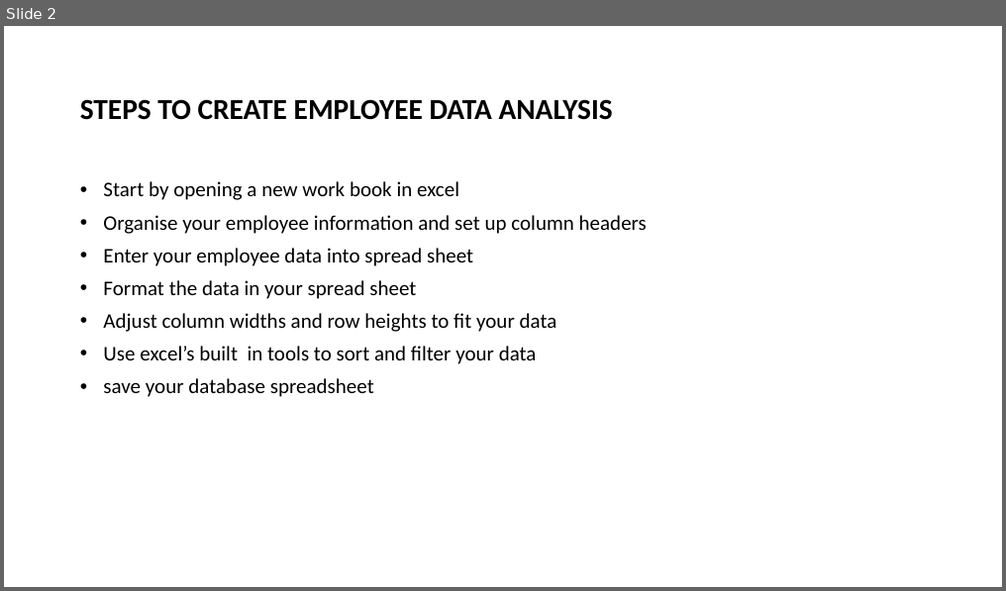
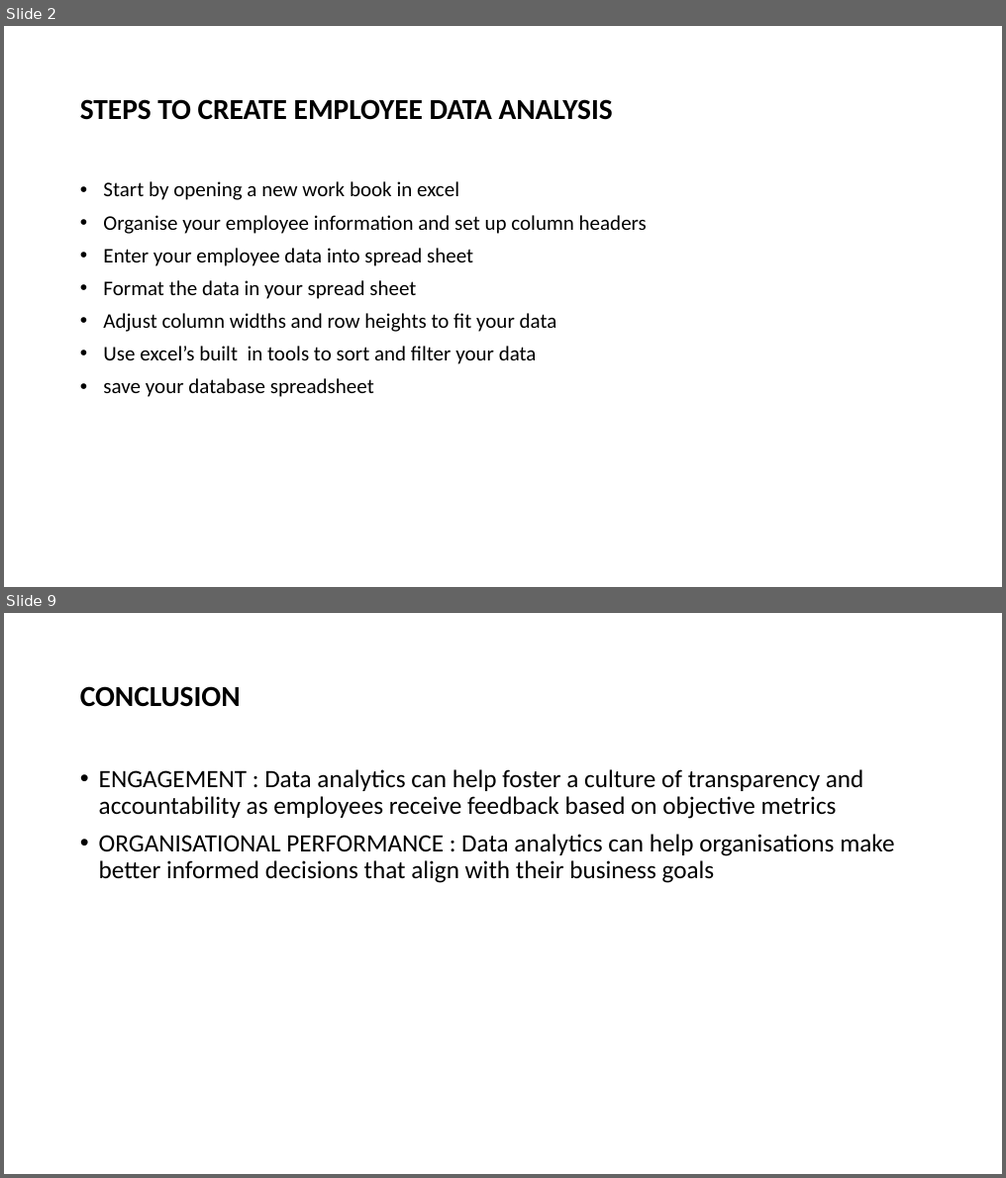
Before and after one commit to Ilakiya-dilli/122202491nanmudhalvan-project, a slide deck: EMPLOYEE DATA BASE.pptx. Shown one above the other, each under a label of ours: slide 2 before the commit, slides 2 and 9 after it; the slides between them are not shown. The pictures are 1006x591 and 1006x1178 pixels, drawn with LibreOffice and Linux fonts; fonts in the diff are those of the drawing. Boxes give left, top, right and bottom in pixels: in the first picture for what was removed or moved away, otherwise in the second. Text is boxed around its words. In the diff, an @@ line names an element or a change of style, - is before the commit and + after.

```diff
--- a/EMPLOYEE DATA BASE.pptx
+++ b/EMPLOYEE DATA BASE.pptx
@@ slide 9 added at <box>4,613,1002,1174</box>, background #FFFFFF @@
@@ title added at <box>80,686,241,707</box>, 28 pt, text #000000, bold @@
+CONCLUSION
@@ text added at <box>99,769,894,883</box>, 24 pt, text #000000 @@
+• ENGAGEMENT : Data analytics can help foster a culture of transparency and accountability as employees receive feedback based on objective metrics
+• ORGANISATIONAL PERFORMANCE : Data analytics can help organisations make better informed decisions that align with their business goals
```
Also in this commit, not shown: 1 slide changed, 6 other slides added.
